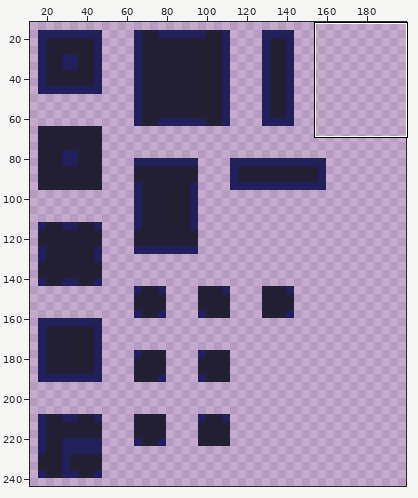
Sprite sheet -- src/aseprite/tilemap.png. Above, an overview of the earlier version with the close-up marked.
Close-up. The starting point:
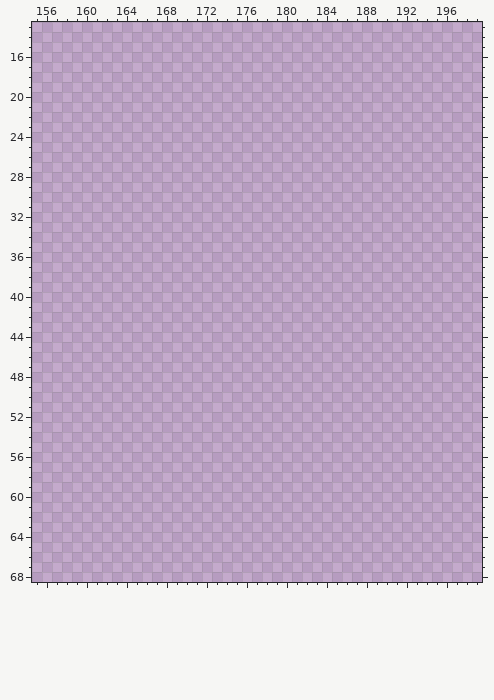
The file is 800x600 pixels. Colours within 5 levels of each other are drawn and written as one. Shown: x 155..199, y 13..68. The old version is drawn lined up with the new one, on the new canvas. The wide view leaves out empty margins.
Now the later version:
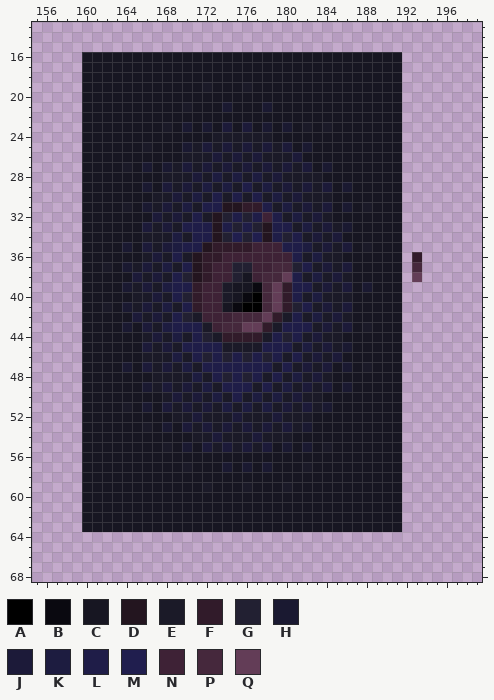
Palette (. is transparent): A #000000  B #0a0910  C #171622  D #23151f  E #1b1a28  F #311b2a  G #222032  H #1a1931  J #1c1a39  K #1d1c40  L #1f1d48  M #201e4e  N #3e2236  P #45283c  Q #633d57
Change:
canvas 800x600 -> 240x256 (the part of the old canvas that was cut away was empty and is not shown)
@@ x 155..199 @@
 15 .............................................
-16 .............................................
-17 .............................................
-18 .............................................
-19 .............................................
-20 .............................................
-21 .............................................
-22 .............................................
-23 .............................................
-24 .............................................
-25 .............................................
-26 .............................................
-27 .............................................
-28 .............................................
-29 .............................................
-30 .............................................
-31 .............................................
-32 .............................................
-33 .............................................
-34 .............................................
-35 .............................................
-36 .............................................
-37 .............................................
-38 .............................................
-39 .............................................
-40 .............................................
-41 .............................................
-42 .............................................
-43 .............................................
-44 .............................................
-45 .............................................
-46 .............................................
-47 .............................................
-48 .............................................
-49 .............................................
-50 .............................................
-51 .............................................
-52 .............................................
-53 .............................................
-54 .............................................
-55 .............................................
-56 .............................................
-57 .............................................
-58 .............................................
-59 .............................................
-60 .............................................
-61 .............................................
-62 .............................................
-63 .............................................
+16 .....CCCCCCCCCCCCCCCCCCCCCCCCCCCCCCCC........
+17 .....CCCCCCCCCCCCCCCCCCCCCCCCCCCCCCCC........
+18 .....CCCCCCCCCCCCCCCCCCCCCCCCCCCCCCCC........
+19 .....CCCCCCCCCCCCECCCECCCCCCCCCCCCCCC........
+20 .....CCCCCCCCCCCCCCCCCCCCCCCCCCCCCCCC........
+21 .....CCCCCCCCCCECCCHCCCHCCCCCCCCCCCCC........
+22 .....CCCCCCCCCCCCCCCCCCCCCCCCCCCCCCCC........
+23 .....CCCCCCCCECHCHCJCJCHCHCECECCCCCCC........
+24 .....CCCCCCCCCCCCCEEEEEECCCCCCCCCCCCC........
+25 .....CCCCCCECCCHEJEJEJEJEJCHCCCCCCCCC........
+26 .....CCCCCCCCCCEEEJEJEJEEEJCCCCCCCCCC........
+27 .....CCCCECHCHEJEJEJEJEJEJEJCHCCCCCCC........
+28 .....CCCCCCCCEEEJEKEKEKEJEEEECCCCCCCC........
+29 .....CCCCCCHCJEJEKEKELEKEJEJEJCHCCCCC........
+30 .....CCCCCCCEEJEKELELELEKEJEEECCCCCCC........
+31 .....CCCCECHEJEKELLDDFFLEKEJEJCHCECCC........
+32 .....CCCCCCCJEJELEDGLGLNLEKEJECCCCCCC........
+33 .....CCCCCCJEJELLLDLGLGDLLEKEJEHCCCCC........
+34 .....CCCCCCEEEKELLDGMGMDLGLEJEJCCCCCC........
+35 .....CCCCHCJEJKLLDFFFFNNNLLKEJEJCECCC........
+36 .....CCCCCCEJELEDFFNNNNNNNLEKEECCCCCC.F......
+37 .....CCECHEJEKELDFNNGGNNPPGLEJEJCCCCC.P......
+38 .....CCCCCJEJELGDFNNGCNPPQLEKEJECCCCC.Q......
+39 .....CCCCHEJEKLLFNNECCBPQFLLEJEJCHCCC........
+40 .....CCCCCEEJELGFNNECBAPQFLEKEEECCCCC........
+41 .....CCECHEJEKELFNNCBAAPQFGLEJEJCCCCC........
+42 .....CCCCCJEJELGENNNPPPQFELEKEJECCCCC........
+43 .....CCCCHCJEKLLLENPPQQFELLLEJEJCECCC........
+44 .....CCCCCCEJEKELGEFFFFELGLEJEECCCCCC........
+45 .....CCCCCCJEJELLLLEEEELLLEKEJEHCCCCC........
+46 .....CCCCCCEEEKELGLGLGLGLELEJEJCCCCCC........
+47 .....CCCCHCJEJEKELLLLLLLELEJEJCHCECCC........
+48 .....CCCCCCCEEEEKELGLGLELEKEJECCCCCCC........
+49 .....CCCCCCHEJEJEKELLLELEKEJEJCHCCCCC........
+50 .....CCCCCCCCEJEJEKELEKEKEJEECCCCCCCC........
+51 .....CCCCECHCJEJEJEKEKEKEJEJEHCCCCCCC........
+52 .....CCCCCCCCCEEJEEEJEEEJEEECCCCCCCCC........
+53 .....CCCCCCECHCJEJEJEJEJEJEHCCCCCCCCC........
+54 .....CCCCCCCCCCCEEJEEEJEEECCCCCCCCCCC........
+55 .....CCCCCCCCECHCJEJEJEJCHCHCECCCCCCC........
+56 .....CCCCCCCCCCCCCCCCCCCCCCCCCCCCCCCC........
+57 .....CCCCCCCCCCECCCHCHCHCCCECCCCCCCCC........
+58 .....CCCCCCCCCCCCCCCCCCCCCCCCCCCCCCCC........
+59 .....CCCCCCCCCCCCECCCECCCECCCCCCCCCCC........
+60 .....CCCCCCCCCCCCCCCCCCCCCCCCCCCCCCCC........
+61 .....CCCCCCCCCCCCCCCCCCCCCCCCCCCCCCCC........
+62 .....CCCCCCCCCCCCCCCCCCCCCCCCCCCCCCCC........
+63 .....CCCCCCCCCCCCCCCCCCCCCCCCCCCCCCCC........
 64 .............................................
